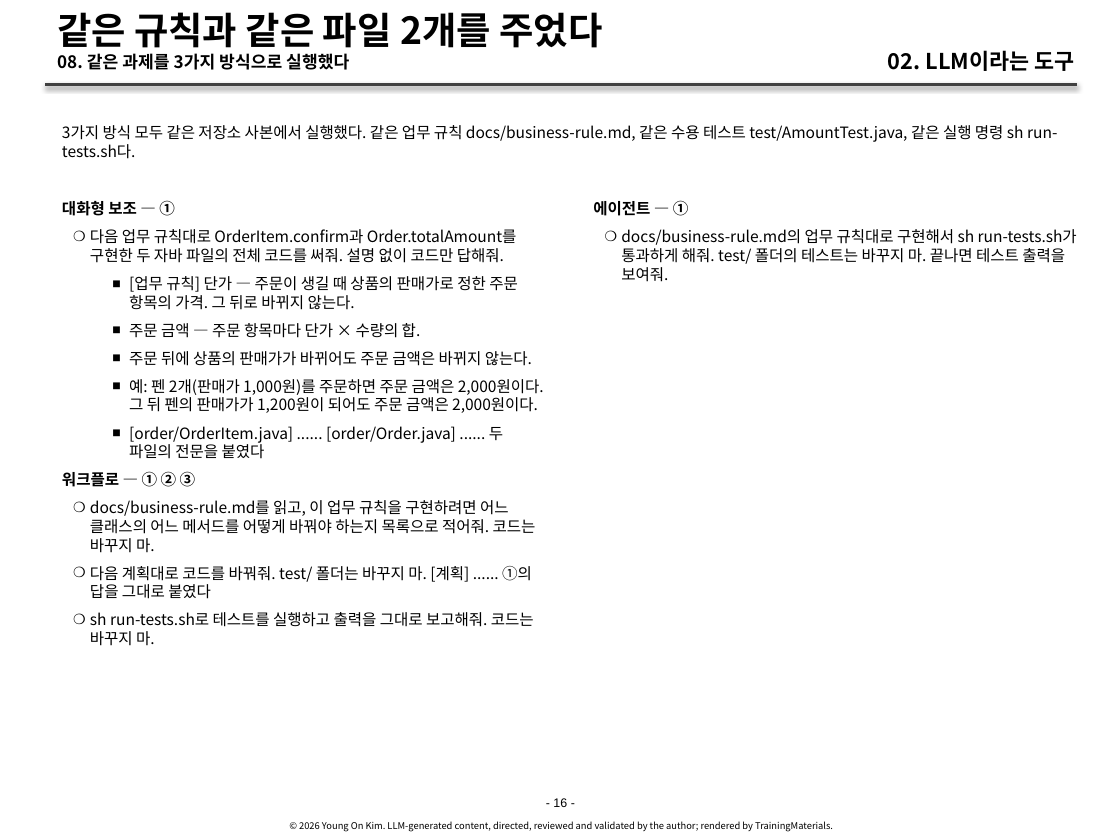
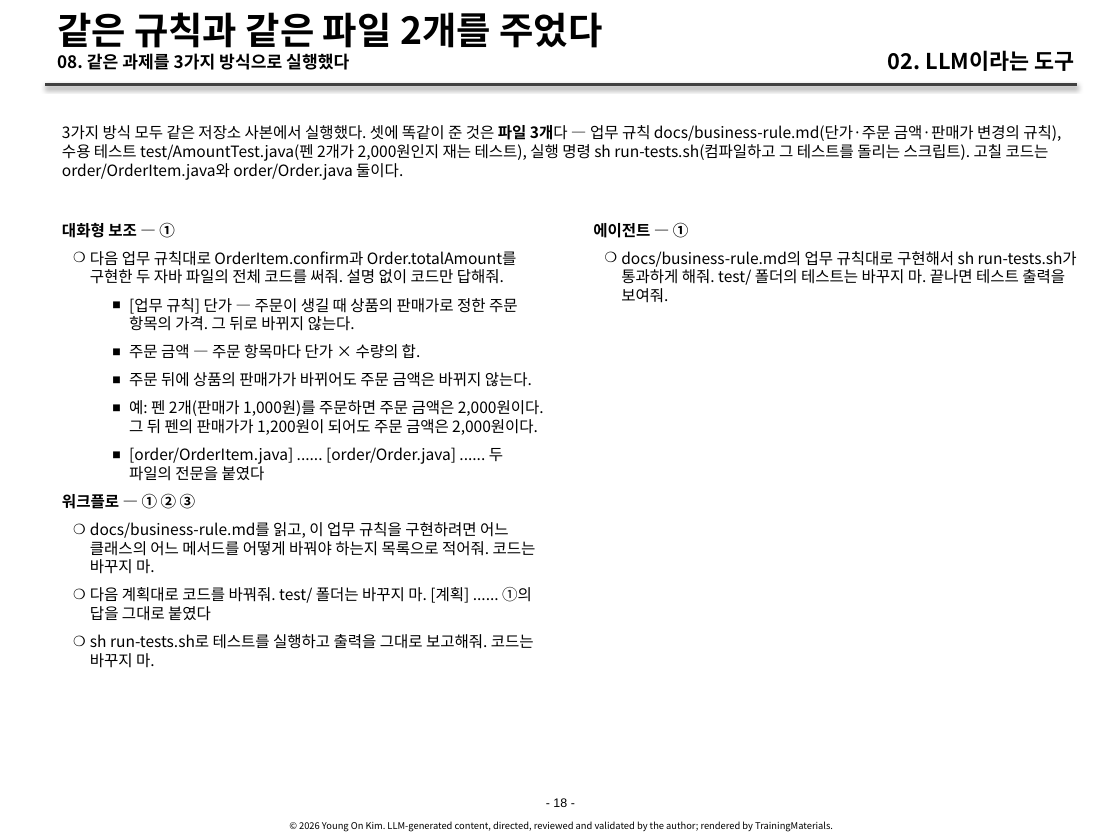
Before and after one commit to YoungSan77/TrainingMaterials, a slide deck: slide 18 of courses/ai-native/sessions/s02.pptx (slide 16 before the commit). Drawn at 1120x840 pixels with LibreOffice and Linux fonts; fonts in the diff are those of the drawing. Boxes give left, top, right and bottom in pixels: in the first picture for what was removed or moved away, otherwise in the second. Text is boxed around its words. In the diff, an @@ line names an element or a change of style, - is before the commit and + after.

```diff
--- a/courses/ai-native/sessions/s02.pptx
+++ b/courses/ai-native/sessions/s02.pptx
@@ text at [62, 125, 1061, 180]: text changed @@
-3가지 방식 모두 같은 저장소 사본에서 실행했다. 같은 업무 규칙 docs/business-rule.md, 같은 수용 테스트 test/AmountTest.java, 같은 실행 명령 sh run-tests.sh다.
+3가지 방식 모두 같은 저장소 사본에서 실행했다. 셋에 똑같이 준 것은 파일 3개다 — 업무 규칙 docs/business-rule.md(단가·주문 금액·판매가 변경의 규칙), 수용 테스트 test/AmountTest.java(펜 2개가 2,000원인지 재는 테스트), 실행 명령 sh run-tests.sh(컴파일하고 그 테스트를 돌리는 스크립트). 고칠 코드는 order/OrderItem.java와 order/Order.java 둘이다.
@@ text "대화형 보조 — ①": place and size @@
-text "대화형 보조 — ①" at [62, 200, 544, 646]
+text "대화형 보조 — ①" at [62, 222, 544, 668]
@@ text "에이전트 — ①": place and size @@
-text "에이전트 — ①" at [593, 200, 1077, 282]
+text "에이전트 — ①" at [593, 222, 1077, 303]
```
Also in this commit, not shown: 24 other slides changed, 3 slides added, 5 other files.
